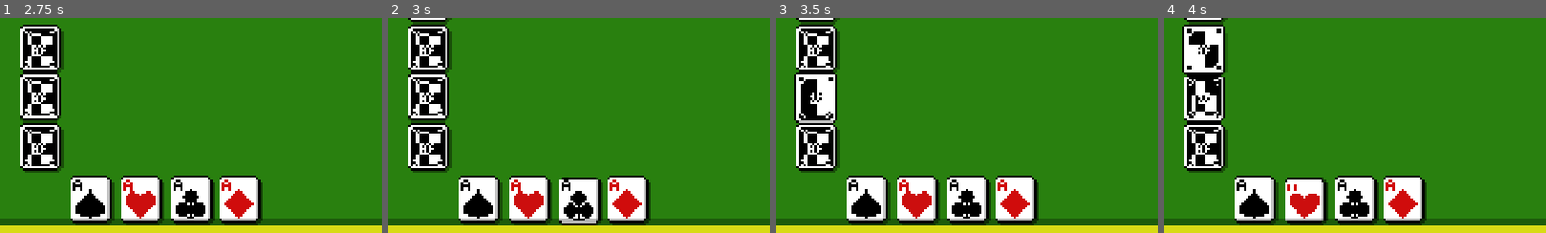
Above: before the commit, frames 1-4 (left to right).
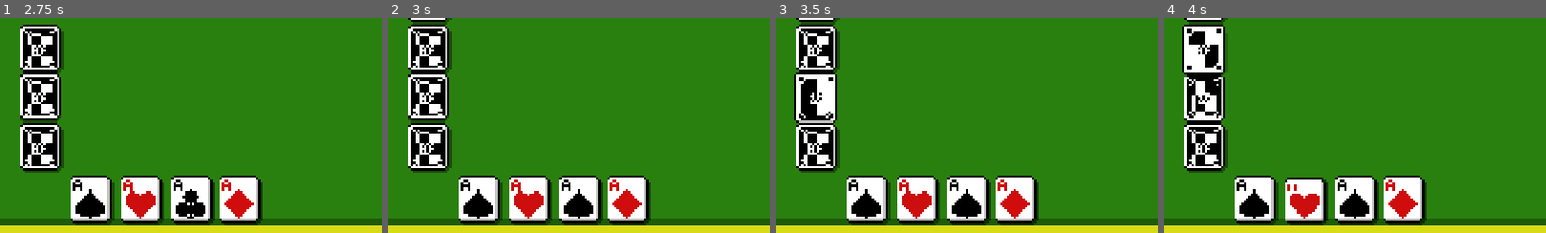
Above: after the commit, the same moments.

Repository: Kristerfer666/Riverhand
Game: Godot game, scene res://main.tscn
Two runs of this game, one before a commit and one after it. Both use one fixed random seed, a clock stepped at 60 frames per second and the inputs below.
Inputs (mouse positions are % of the whole screen's width and height, from its top left):
- Up to frame 1 (2.75 s): tap Enter at 0.5 s; move the mouse to (72, 45) at 0.52 s; click (72, 45) at 0.67 s; tap Space at 1.25 s; drag from (30, 55) to (83, 25) at 1.27 s; move the mouse to (49, 70) at 2.02 s; click (49, 70) at 2.17 s
- Up to frame 2 (3 s): drag from (33, 83) to (13, 60) at 2.77 s
- Up to frame 3 (3.5 s): no input
- Up to frame 4 (4 s): drag from (26, 83) to (13, 48) at 3.52 s
The pictures show only the part of the screen within x 8-58%, y 41-91%; the shares and areas given below are measured in that part.

Frame 1 is identical in both runs. In frame 2, 0.6% of the frame differs, in the area x 44-56%, y 73-97%; in frame 3, 0.2%; in frame 4, 0.2%.

Commit message:
AOS selection gold animation and bug fix

Diff:
--- a/Card.gd
+++ b/Card.gd
@@ -14,6 +14,7 @@
 
 var inhand_position
 var drag
+var animating
 var face_up
 var num
 var suit
@@ -73,6 +74,8 @@
 	# visual
 	$AOS.scale = scale_to_use
 	$Shade.scale = scale_to_use
+	$AnimatedSprite2D.scale = scale_to_use
+	$AnimatedSprite2D.visible = false
 
 	# collision (do NOT scale node)
 	var shape = $Area2D/CollisionShape2D.shape
@@ -133,9 +136,31 @@
 	tween.parallel().tween_property($Shade, "scale", PODIUM_SCALE, 0.4)
 	tween.parallel().tween_property($Shade, "global_position:y", screen_mid_y, 0.4)
 
+func anim_gold():
+	$AnimatedSprite2D.visible = true
+	animating = true
+	emit_signal("hovered_off", self)
+	$AnimatedSprite2D.play("Anim-GoldAO" + suit_to_letter())
+	var gold_image = str("res://materials/Card Faces/ver2/Aces/GoldAces/GoldAO" + suit_to_letter() + ".png")
+	$AOS.texture = load(gold_image)
+	await $AnimatedSprite2D.animation_finished
+	animating = false
+	$AnimatedSprite2D.visible = false
+
+func suit_to_letter():
+	var suit_letter
+	match suit:
+		1: suit_letter = "S"
+		2: suit_letter = "H"
+		3: suit_letter = "C"
+		4: suit_letter = "D"
+	return suit_letter
+
 func _on_area_2d_mouse_entered() -> void:
-	emit_signal("hovered", self)
+	if !animating:
+		emit_signal("hovered", self)
 
 
 func _on_area_2d_mouse_exited() -> void:
-	emit_signal("hovered_off", self)
+	if !animating:
+		emit_signal("hovered_off", self)
--- a/DealerMind.gd
+++ b/DealerMind.gd
@@ -80,17 +80,25 @@
 	if card.small:
 		base_scale = ACE_SCALE
 	if on:
-		tween.tween_property(body, "scale", Vector2(base_scale + 0.2, base_scale + 0.2), 0.4)
-		tween.parallel().tween_property(shade, "modulate:a", 0.2, 0.3)
-		#tween.parallel().tween_property(shade, "scale", Vector2(base_scale - 0.1, base_scale - 0.1), 0.3)
-		tween.parallel().tween_property(shade, "position:y", body.position.y + 10, 0.4)
+		highlight_float(body, shade, base_scale, tween)
 		card.z_index = 2
 	else:
-		tween.tween_property(body, "scale", Vector2(base_scale, base_scale), 0.4)
-		tween.parallel().tween_property(shade, "modulate:a", 0.5, 0.4)
-		#tween.parallel().tween_property(shade, "scale", Vector2(base_scale, base_scale), 0.3)
-		tween.parallel().tween_property(shade, "position:y", body.position.y + 4.5, 0.4)
+		highlight_unfloat(body, shade, base_scale, tween)
 		card.z_index = 0
+
+func highlight_float(body, shade, base_scale, tween):
+	tween.tween_property(body, "scale", Vector2(base_scale + 0.2, base_scale + 0.2), 0.4)
+	tween.parallel().tween_property(shade, "modulate:a", 0.2, 0.3)
+	#tween.parallel().tween_property(shade, "scale", Vector2(base_scale - 0.1, base_scale - 0.1), 0.3)
+	tween.parallel().tween_property(shade, "position:y", body.position.y + 10, 0.4)
+
+func highlight_unfloat(body, shade, base_scale, tween):
+	tween.tween_property(body, "scale", Vector2(base_scale, base_scale), 0.4)
+	tween.parallel().tween_property(shade, "modulate:a", 0.5, 0.4)
+	#tween.parallel().tween_property(shade, "scale", Vector2(base_scale, base_scale), 0.3)
+	tween.parallel().tween_property(shade, "position:y", body.position.y + 4.5, 0.4)
+
+
 
 # =====================
 # RAYCAST
--- a/GameMaster.gd
+++ b/GameMaster.gd
@@ -53,9 +53,6 @@
 	var AOC_y = ACE_Y_POS - AOC_pos * CARD_WIDTH
 	var AOD_y = ACE_Y_POS - AOD_pos * CARD_WIDTH
 	for card in all_initial:
-		#if not is_instance_valid(card):
-			#print("bruh1")
-			#return
 		if card.ace:  # only move aces
 			var target_y = 0
 			match card.suit:
@@ -77,6 +74,8 @@
 					await get_tree().create_timer(0.6).timeout
 					calc_degrade(degrade_suit)
 					recalculate_ace_y()
+		else:
+			continue
 	if podium.size() == 3 && !transition_started:
 		transition_started = true
 		deck_ref.clickable_signal = true
@@ -182,6 +181,7 @@
 
 func select_ace(ace):
 	player_ace = ace
+	ace.anim_gold()
 	print(player_ace)
 	deck_ref.clickable = true
 
--- a/deck.gd
+++ b/deck.gd
@@ -135,6 +135,7 @@
 		new_card.side = true
 		new_card.podium = false
 		new_card.side_order = i + 1
+		gamemaster_ref.register_initial(new_card)
 		new_card.position = self.position
 		$"../Dealermind".add_child(new_card)
 		animate_initial_card_tp(new_card, new_position)
--- a/hand.gd
+++ b/hand.gd
@@ -25,7 +25,6 @@
 		drawn_cards.insert(0, card)
 		update_hand_position()
 		await get_tree().create_timer(0.2).timeout
-		print("bruh")
 		$"../GameMaster".move_ace(card)
 	else:
 		animate_card_tp(card, card.inhand_position)
--- a/scenes/card.tscn
+++ b/scenes/card.tscn
@@ -1,8 +1,9 @@
-[gd_scene load_steps=8 format=3 uid="uid://bcaqxoa50co7u"]
+[gd_scene load_steps=36 format=3 uid="uid://bcaqxoa50co7u"]
 
 [ext_resource type="Script" uid="uid://cxcbntmal54c3" path="res://Card.gd" id="1_rjlel"]
 [ext_resource type="Texture2D" uid="uid://b7gkti2vu6o3w" path="res://materials/Card Faces/ver2/Aces/AOS.png" id="2_6u4wf"]
 [ext_resource type="Texture2D" uid="uid://dksha2ptnd8mb" path="res://materials/shades/shade.png" id="2_ktuci"]
+[ext_resource type="Texture2D" uid="uid://dhmxjhcnhcktx" path="res://materials/Animations/Anim-GoldAOS/Golden_ace_anim.png" id="4_kg30u"]
 
 [sub_resource type="RectangleShape2D" id="RectangleShape2D_kikvd"]
 size = Vector2(174, 202)
@@ -115,6 +116,196 @@
 &"flip_card": SubResource("Animation_6u4wf")
 }
 
+[sub_resource type="AtlasTexture" id="AtlasTexture_sy11y"]
+atlas = ExtResource("4_kg30u")
+region = Rect2(0, 0, 64, 64)
+
+[sub_resource type="AtlasTexture" id="AtlasTexture_6ligt"]
+atlas = ExtResource("4_kg30u")
+region = Rect2(64, 0, 64, 64)
+
+[sub_resource type="AtlasTexture" id="AtlasTexture_8w5pg"]
+atlas = ExtResource("4_kg30u")
+region = Rect2(128, 0, 64, 64)
+
+[sub_resource type="AtlasTexture" id="AtlasTexture_nvopj"]
+atlas = ExtResource("4_kg30u")
+region = Rect2(192, 0, 64, 64)
+
+[sub_resource type="AtlasTexture" id="AtlasTexture_1yd6c"]
+atlas = ExtResource("4_kg30u")
+region = Rect2(0, 64, 64, 64)
+
+[sub_resource type="AtlasTexture" id="AtlasTexture_we8pq"]
+atlas = ExtResource("4_kg30u")
+region = Rect2(64, 64, 64, 64)
+
+[sub_resource type="AtlasTexture" id="AtlasTexture_4wvaf"]
+atlas = ExtResource("4_kg30u")
+region = Rect2(128, 64, 64, 64)
+
+[sub_resource type="AtlasTexture" id="AtlasTexture_u8dfr"]
+atlas = ExtResource("4_kg30u")
+region = Rect2(192, 64, 64, 64)
+
+[sub_resource type="AtlasTexture" id="AtlasTexture_hpf3o"]
+atlas = ExtResource("4_kg30u")
+region = Rect2(0, 128, 64, 64)
+
+[sub_resource type="AtlasTexture" id="AtlasTexture_42b55"]
+atlas = ExtResource("4_kg30u")
+region = Rect2(64, 128, 64, 64)
+
+[sub_resource type="AtlasTexture" id="AtlasTexture_xjciw"]
+atlas = ExtResource("4_kg30u")
+region = Rect2(128, 128, 64, 64)
+
+[sub_resource type="AtlasTexture" id="AtlasTexture_54seb"]
+atlas = ExtResource("4_kg30u")
+region = Rect2(192, 128, 64, 64)
+
+[sub_resource type="AtlasTexture" id="AtlasTexture_v23hl"]
+atlas = ExtResource("4_kg30u")
+region = Rect2(0, 192, 64, 64)
+
+[sub_resource type="AtlasTexture" id="AtlasTexture_3ydx5"]
+atlas = ExtResource("4_kg30u")
+region = Rect2(64, 192, 64, 64)
+
+[sub_resource type="AtlasTexture" id="AtlasTexture_xuy1i"]
+atlas = ExtResource("4_kg30u")
+region = Rect2(128, 192, 64, 64)
+
+[sub_resource type="AtlasTexture" id="AtlasTexture_rywyy"]
+atlas = ExtResource("4_kg30u")
+region = Rect2(192, 192, 64, 64)
+
+[sub_resource type="AtlasTexture" id="AtlasTexture_le4ky"]
+atlas = ExtResource("4_kg30u")
+region = Rect2(0, 256, 64, 64)
+
+[sub_resource type="AtlasTexture" id="AtlasTexture_125j1"]
+atlas = ExtResource("4_kg30u")
+region = Rect2(64, 256, 64, 64)
+
+[sub_resource type="AtlasTexture" id="AtlasTexture_b834i"]
+atlas = ExtResource("4_kg30u")
+region = Rect2(128, 256, 64, 64)
+
+[sub_resource type="AtlasTexture" id="AtlasTexture_07urr"]
+atlas = ExtResource("4_kg30u")
+region = Rect2(192, 256, 64, 64)
+
+[sub_resource type="AtlasTexture" id="AtlasTexture_l85n3"]
+atlas = ExtResource("4_kg30u")
+region = Rect2(0, 320, 64, 64)
+
+[sub_resource type="AtlasTexture" id="AtlasTexture_0d501"]
+atlas = ExtResource("4_kg30u")
+region = Rect2(64, 320, 64, 64)
+
+[sub_resource type="AtlasTexture" id="AtlasTexture_jye5o"]
+atlas = ExtResource("4_kg30u")
+region = Rect2(128, 320, 64, 64)
+
+[sub_resource type="AtlasTexture" id="AtlasTexture_0uw8p"]
+atlas = ExtResource("4_kg30u")
+region = Rect2(192, 320, 64, 64)
+
+[sub_resource type="AtlasTexture" id="AtlasTexture_yof7m"]
+atlas = ExtResource("4_kg30u")
+region = Rect2(0, 384, 64, 64)
+
+[sub_resource type="AtlasTexture" id="AtlasTexture_s4f1a"]
+atlas = ExtResource("4_kg30u")
+region = Rect2(64, 384, 64, 64)
+
+[sub_resource type="SpriteFrames" id="SpriteFrames_s05jc"]
+animations = [{
+"frames": [{
+"duration": 1.0,
+"texture": SubResource("AtlasTexture_sy11y")
+}, {
+"duration": 1.0,
+"texture": SubResource("AtlasTexture_6ligt")
+}, {
+"duration": 1.0,
+"texture": SubResource("AtlasTexture_8w5pg")
+}, {
+"duration": 1.0,
+"texture": SubResource("AtlasTexture_nvopj")
+}, {
+"duration": 1.0,
+"texture": SubResource("AtlasTexture_1yd6c")
+}, {
+"duration": 1.0,
+"texture": SubResource("AtlasTexture_we8pq")
+}, {
+"duration": 1.0,
+"texture": SubResource("AtlasTexture_4wvaf")
+}, {
+"duration": 1.0,
+"texture": SubResource("AtlasTexture_u8dfr")
+}, {
+"duration": 1.0,
+"texture": SubResource("AtlasTexture_hpf3o")
+}, {
+"duration": 1.0,
+"texture": SubResource("AtlasTexture_42b55")
+}, {
+"duration": 1.0,
+"texture": SubResource("AtlasTexture_xjciw")
+}, {
+"duration": 1.0,
+"texture": SubResource("AtlasTexture_54seb")
+}, {
+"duration": 1.0,
+"texture": SubResource("AtlasTexture_v23hl")
+}, {
+"duration": 1.0,
+"texture": SubResource("AtlasTexture_3ydx5")
+}, {
+"duration": 1.0,
+"texture": SubResource("AtlasTexture_xuy1i")
+}, {
+"duration": 1.0,
+"texture": SubResource("AtlasTexture_rywyy")
+}, {
+"duration": 1.0,
+"texture": SubResource("AtlasTexture_le4ky")
+}, {
+"duration": 1.0,
+"texture": SubResource("AtlasTexture_125j1")
+}, {
+"duration": 1.0,
+"texture": SubResource("AtlasTexture_b834i")
+}, {
+"duration": 1.0,
+"texture": SubResource("AtlasTexture_07urr")
+}, {
+"duration": 1.0,
+"texture": SubResource("AtlasTexture_l85n3")
+}, {
+"duration": 1.0,
+"texture": SubResource("AtlasTexture_0d501")
+}, {
+"duration": 1.0,
+"texture": SubResource("AtlasTexture_jye5o")
+}, {
+"duration": 1.0,
+"texture": SubResource("AtlasTexture_0uw8p")
+}, {
+"duration": 1.0,
+"texture": SubResource("AtlasTexture_yof7m")
+}, {
+"duration": 1.0,
+"texture": SubResource("AtlasTexture_s4f1a")
+}],
+"loop": false,
+"name": &"Anim-GoldAOS",
+"speed": 48.0
+}]
+
 [node name="card" type="Node2D"]
 position = Vector2(0, 1)
 script = ExtResource("1_rjlel")
@@ -143,5 +334,11 @@
 
 [node name="CardBack" type="Sprite2D" parent="."]
 
+[node name="AnimatedSprite2D" type="AnimatedSprite2D" parent="."]
+position = Vector2(9, -12)
+scale = Vector2(4.35156, 4.35156)
+sprite_frames = SubResource("SpriteFrames_s05jc")
+animation = &"Anim-GoldAOS"
+
 [connection signal="mouse_entered" from="Area2D" to="." method="_on_area_2d_mouse_entered"]
 [connection signal="mouse_exited" from="Area2D" to="." method="_on_area_2d_mouse_exited"]
Binary file added: materials/Animations/Anim-GoldAOS/Golden_ace_anim.png
Not shown, added: materials/Animations/Anim-GoldAOS/Golden_ace_anim.png.import
Binary file added: materials/Card Faces/ver2/Aces/GoldAces/GoldAOC.png
Not shown, added: materials/Card Faces/ver2/Aces/GoldAces/GoldAOC.png.import
Binary file added: materials/Card Faces/ver2/Aces/GoldAces/GoldAOD.png
Not shown, added: materials/Card Faces/ver2/Aces/GoldAces/GoldAOD.png.import
Binary file added: materials/Card Faces/ver2/Aces/GoldAces/GoldAOH.png
Not shown, added: materials/Card Faces/ver2/Aces/GoldAces/GoldAOH.png.import
Binary file added: materials/Card Faces/ver2/Aces/GoldAces/GoldAOS.png
Not shown, added: materials/Card Faces/ver2/Aces/GoldAces/GoldAOS.png.import
Binary file added: materials/Card Faces/ver2/Aces/GoldAces/GoldAcesSelection/GoldAOSselect.png
Not shown, added: materials/Card Faces/ver2/Aces/GoldAces/GoldAcesSelection/GoldAOSselect.png.import
